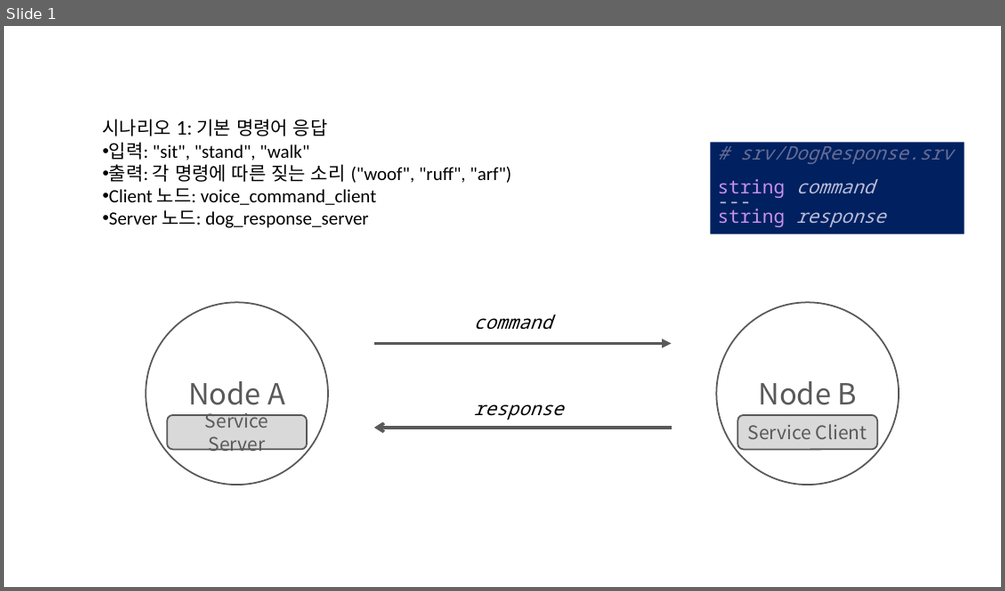
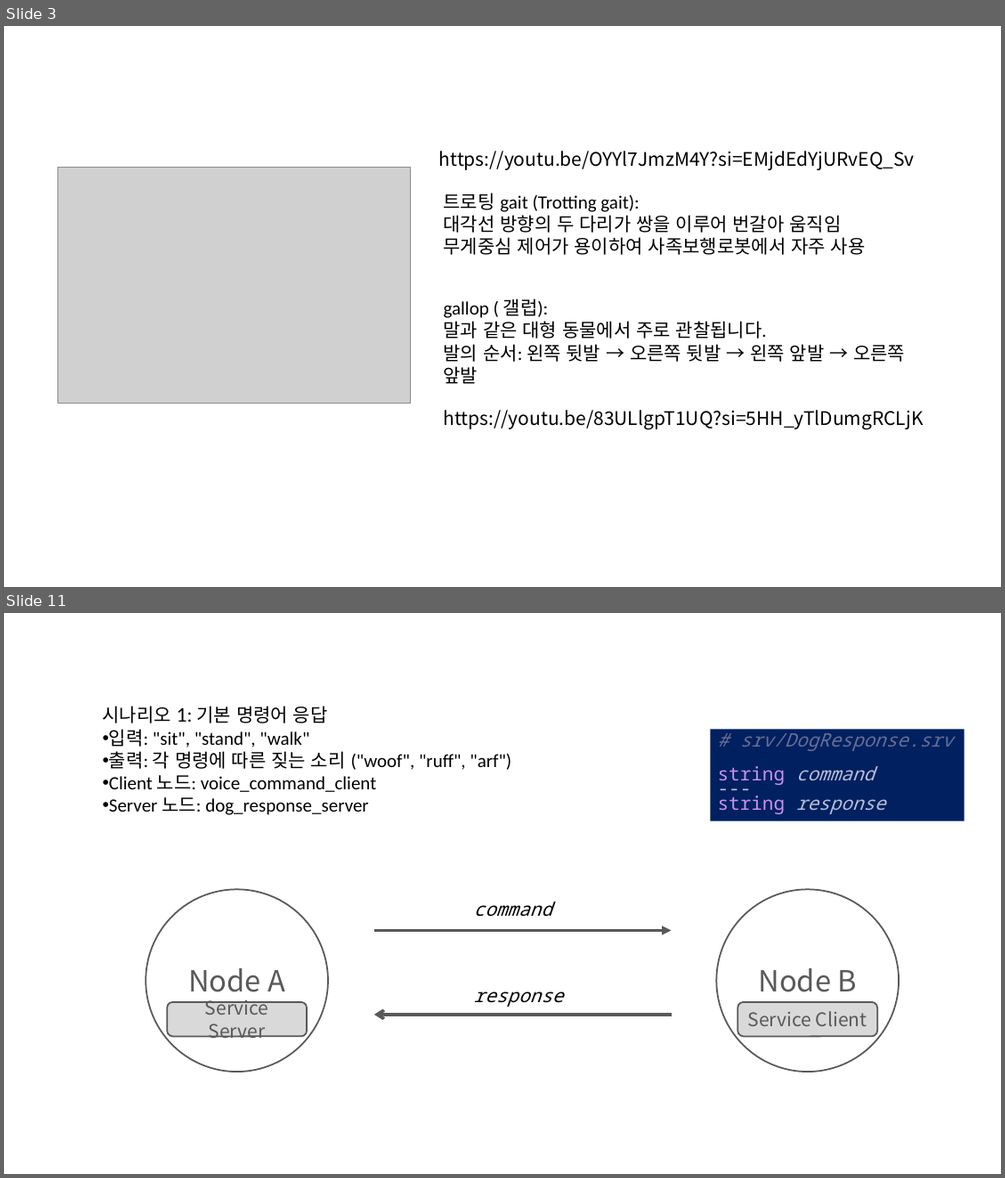
Before and after one commit to redEddie/CROS0218, a slide deck: 프레젠테이션1.pptx. Shown one above the other, each under a label of ours: slide 1 before the commit, slides 3 and 11 after it; the slides between them are not shown. The pictures are 1005x591 and 1005x1178 pixels, drawn with LibreOffice and Linux fonts; fonts in the diff are those of the drawing; grey boxes stand for pictures. Boxes give left, top, right and bottom in pixels: in the first picture for what was removed or moved away, otherwise in the second. Text is boxed around its words. In the diff, an @@ line names an element or a change of style, - is before the commit and + after.

```diff
--- a/프레젠테이션1.pptx
+++ b/프레젠테이션1.pptx
@@ slide 3 added at (x1=4, y1=26, x2=1001, y2=587), background #FFFFFF @@
@@ text added at (x1=439, y1=151, x2=914, y2=170), 18 pt, text #000000 @@
+https://youtu.be/OYYl7JmzM4Y?si=EMjdEdYjURvEQ_Sv
@@ picture added at (x1=57, y1=168, x2=410, y2=402) @@
@@ text added at (x1=444, y1=192, x2=866, y2=255), 18 pt, text #000000 @@
+트로팅 gait (Trotting gait):
+대각선 방향의 두 다리가 쌍을 이루어 번갈아 움직임
+무게중심 제어가 용이하여 사족보행로봇에서 자주 사용
@@ text added at (x1=444, y1=298, x2=905, y2=384), 18 pt, text #000000 @@
+gallop ( 갤럽):
+말과 같은 대형 동물에서 주로 관찰됩니다.
+발의 순서: 왼쪽 뒷발 → 오른쪽 뒷발 → 왼쪽 앞발 → 오른쪽 앞발
@@ text added at (x1=444, y1=410, x2=923, y2=429), 18 pt, text #000000 @@
+https://youtu.be/83ULlgpT1UQ?si=5HH_yTlDumgRCLjK
@@ what was slide 1 is now slide 11 @@
```
Also in this commit, not shown: 9 other slides added.
